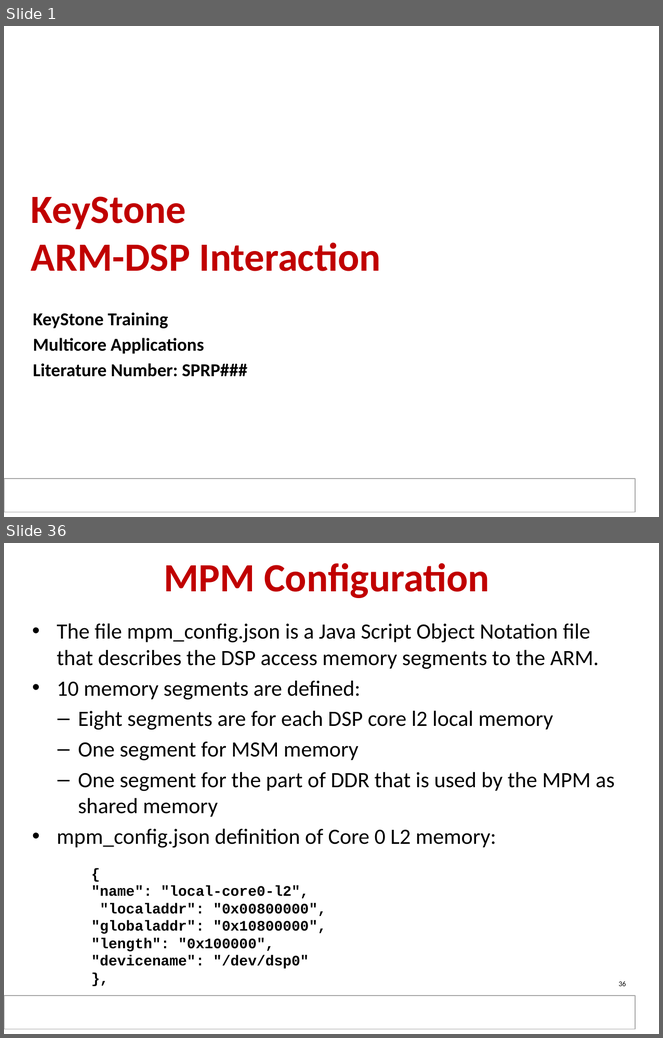
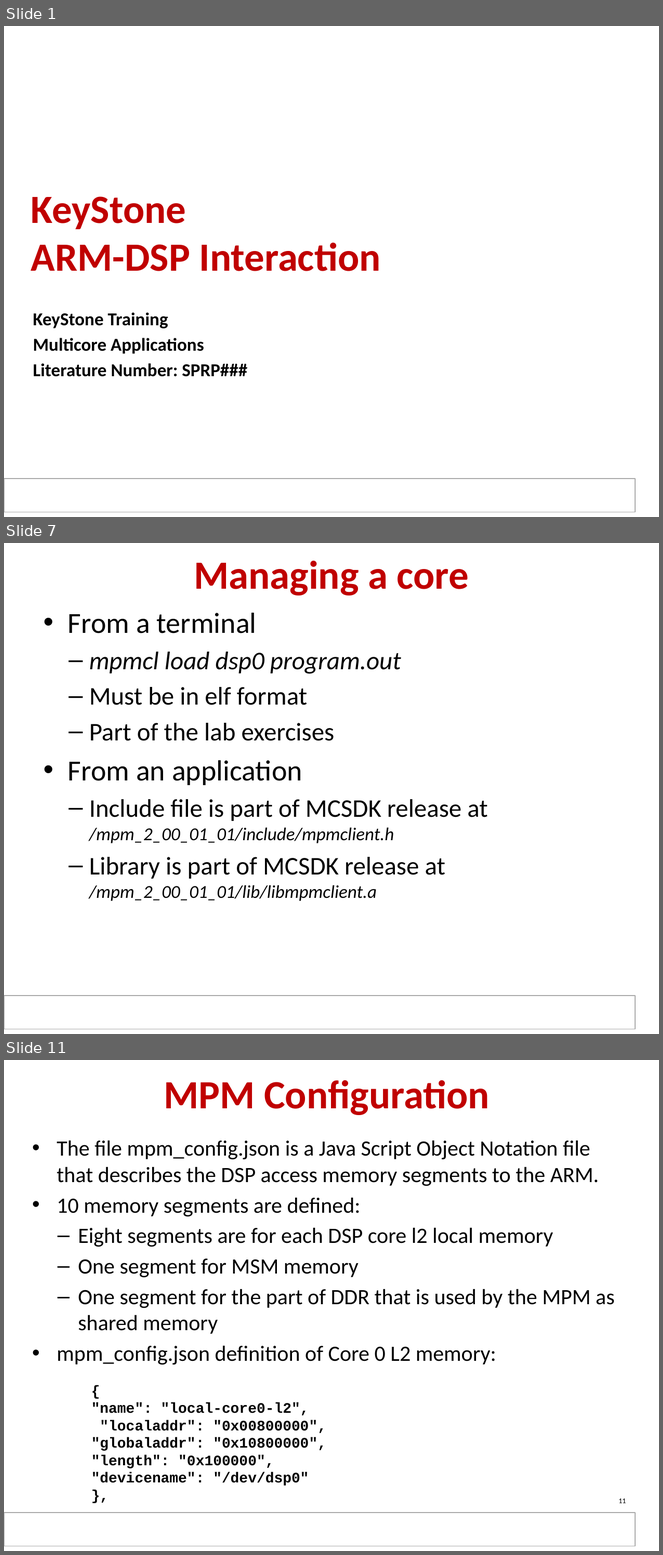
Before and after one commit to hari1989/keystone-workshop, a slide deck: slides/KeyStone ARM DSP.pptx. Shown one above the other, each under a label of ours: slides 1 and 36 before the commit, slides 1, 7 and 11 after it; the slides between them are not shown. The pictures are 663x1038 and 663x1555 pixels, drawn with LibreOffice and Linux fonts; fonts in the diff are those of the drawing; background and template pictures are left out. Boxes give left, top, right and bottom in pixels: in the first picture for what was removed or moved away, otherwise in the second. Text is boxed around its words. In the diff, an @@ line names an element or a change of style, - is before the commit and + after.

```diff
--- a/slides/KeyStone ARM DSP.pptx
+++ b/slides/KeyStone ARM DSP.pptx
@@ slide 7 added at (4, 543, 659, 1034), background #FFFFFF; not listed: 1 template element that a slide beside it also shows @@
@@ title added at (194, 561, 469, 596), 44 pt, text #C00000, bold @@
+Managing a core
@@ text added at (68, 613, 488, 901), 28 pt, text #000000 @@
+• From a terminal
+  – mpmcl load dsp0 program.out
+  – Must be in elf format
+  – Part of the lab exercises
+• From an application
+  – Include file is part of MCSDK release at /mpm_2_00_01_01/include/mpmclient.h
+  – Library is part of MCSDK release at /mpm_2_00_01_01/lib/libmpmclient.a
@@ what was slide 36 is now slide 11 @@
@@ page number at (619, 1499, 626, 1504): text changed @@
-36
+11
```
Also in this commit, not shown: 2 slides changed, 8 other slides added.
